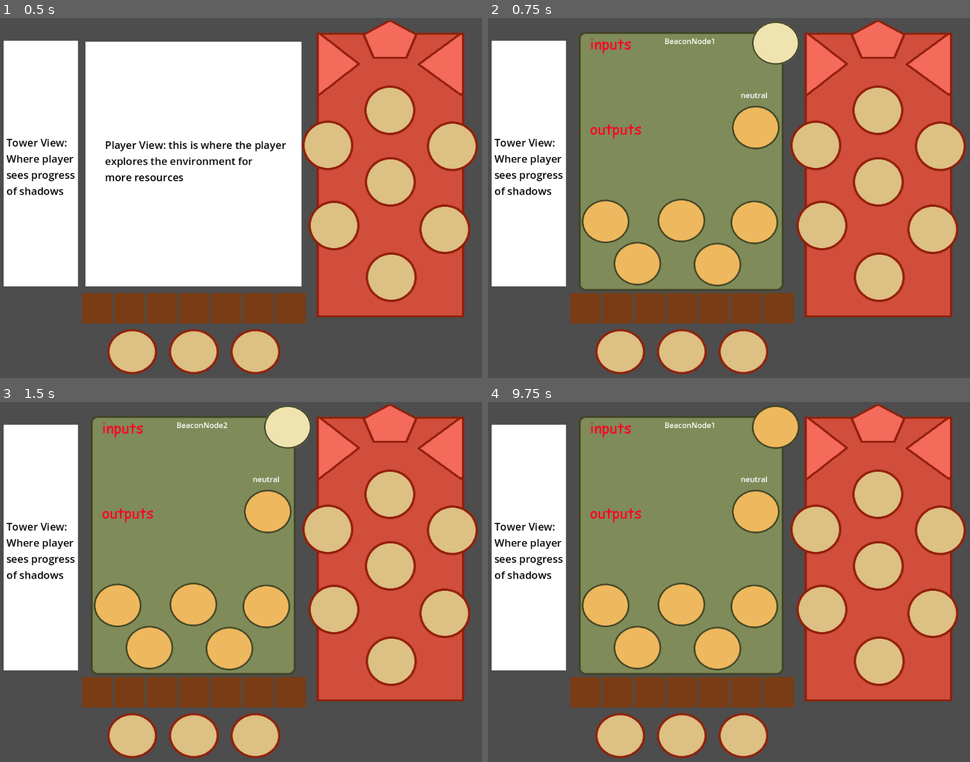
Above: before the commit, frames 1-4 (two rows, left to right).
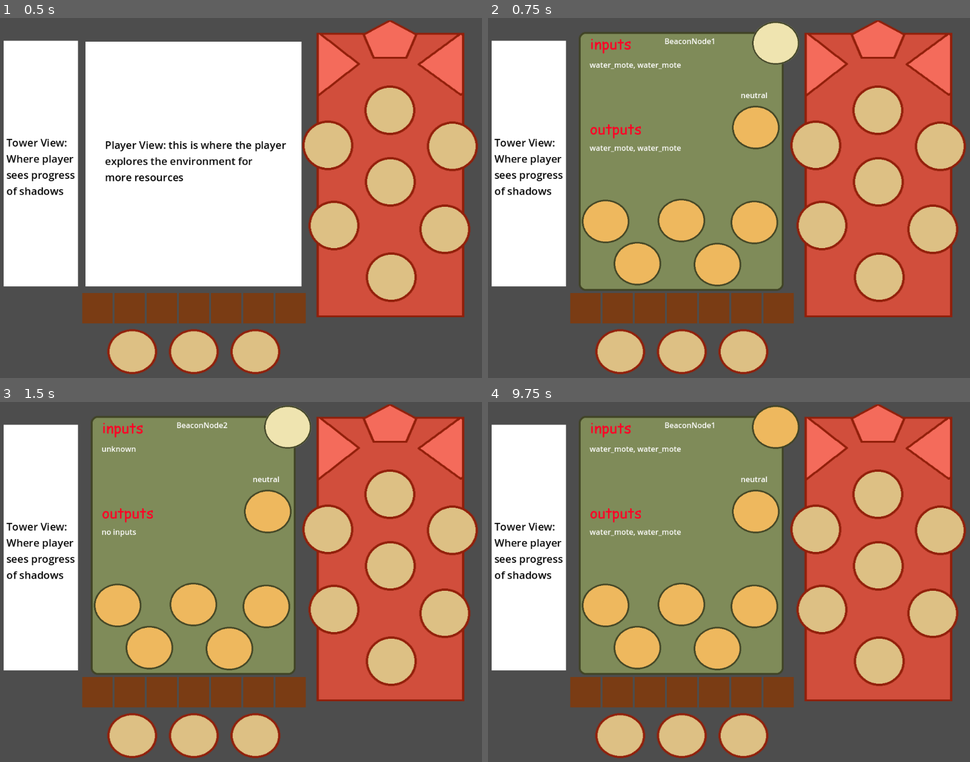
Above: after the commit, the same moments.

Repository: mccajd/Quintessential
Game: Godot game, scene res://Levels/beacon_puzzle_main.tscn
Same seed, same stepped clock (60 frames per second), same inputs: the game is played once before the commit and once after it.
Inputs (mouse positions are in pixels of both pictures, inside the frame that each line leads up to):
- Up to frame 1 (0.5 s): no input
- Up to frame 2 (0.75 s): tap Enter at 0.5 s; move the mouse to (878, 277) at 0.52 s; press the mouse at (878, 277) at 0.53 s
- Up to frame 3 (1.5 s): tap Space at 1.25 s; move the mouse to (332, 607) at 1.27 s; release the mouse at (332, 607) at 1.28 s; click (332, 607) at 1.35 s
- Up to frame 4 (9.75 s): tap Enter at 2, 3.5 s; move the mouse to (931, 610) at 2.02 s; press the mouse at (931, 610) at 2.03 s; tap Space at 2.75, 4.25 s; move the mouse to (878, 564) at 2.77 s; release the mouse at (878, 564) at 2.78 s; click (878, 564) at 2.85 s; move the mouse to (815, 528) at 3.52 s; press the mouse at (815, 528) at 3.53 s; move the mouse to (941, 528) at 4.27 s; release the mouse at (941, 528) at 4.28 s; click (941, 528) at 4.35 s; move the mouse to (878, 492) at 5.02 s; press the mouse at (878, 492) at 5.03 s; move the mouse to (777, 427) at 5.77 s; release the mouse at (777, 427) at 5.78 s; click (777, 427) at 5.85 s; move the mouse to (835, 567) at 6.52 s; press the mouse at (835, 567) at 6.53 s; move the mouse to (632, 603) at 7.27 s; release the mouse at (632, 603) at 7.28 s; click (632, 603) at 7.35 s; move the mouse to (777, 502) at 8.02 s; press the mouse at (777, 502) at 8.03 s; move the mouse to (704, 657) at 8.77 s; release the mouse at (704, 657) at 8.78 s; click (704, 657) at 8.85 s; move the mouse to (873, 639) at 9.52 s; press the mouse at (873, 639) at 9.53 s

Frame 1 is identical in both runs. In frame 2, 0.3% of the frame differs, in the area x 21-40%, y 12-38%; in frame 3, 0.1%; in frame 4, 0.3%.

Commit message:
add recipes, solutions

Diff:
--- a/Levels/beacon_puzzle_main.tscn
+++ b/Levels/beacon_puzzle_main.tscn
@@ -47,6 +47,7 @@
 id = 1
 availableNodeIds = Array[int]([2, 3])
 connectedNodeIds = Array[int]([0, 0])
+inputs = Array[String](["water_mote", "water_mote"])
 
 [node name="BeaconNode2" parent="BeaconTower" instance=ExtResource("4_b3dfw")]
 position = Vector2(-18, 375)
@@ -181,6 +182,22 @@
 "
 horizontal_alignment = 1
 vertical_alignment = 1
+
+[node name="SelectedInputLabel" type="Label" parent="MockUI/BeaconNodeView/BeaconNodeMenu"]
+offset_left = 37.0
+offset_top = 71.0
+offset_right = 297.0
+offset_bottom = 172.0
+text = "none"
+autowrap_mode = 2
+
+[node name="SelectedOutputLabel" type="Label" parent="MockUI/BeaconNodeView/BeaconNodeMenu"]
+offset_left = 37.0
+offset_top = 246.0
+offset_right = 297.0
+offset_bottom = 347.0
+text = "none"
+autowrap_mode = 2
 
 [node name="ShowNodeMenuButton" parent="MockUI/BeaconNodeView/BeaconNodeMenu" instance=ExtResource("2_svd78")]
 position = Vector2(374, -18)
--- a/Scripts/Item.gd
+++ b/Scripts/Item.gd
@@ -2,6 +2,10 @@
 
 class_name Item
 
+enum ItemType { Prime, Element, Metal, World, Other }
+
 @export var name: String
+@export var description: String
+@export var type: ItemType
 @export var sprite: Texture2D
 @export var id: int
--- a/Scripts/Items.gd
+++ b/Scripts/Items.gd
@@ -1,14 +1,26 @@
 class_name Items
 
 const itemDB = {
-	'gold' : { 'name' : 'Gold', 'sprite' : 'res://assets/items/gold.png', 'id' : 0 },
-	'silver' : { 'name' : 'Silver', 'sprite' : 'res://assets/items/silver.png', 'id' : 1 },
-	'salt' : { 'name' : 'Salt', 'sprite' : 'res://assets/items/silver.png', 'id' : 2 },
-	'sulfur' : { 'name' : 'Sulfur', 'sprite' : 'res://assets/items/silver.png', 'id' : 3 },
-	'quicksilver' : { 'name' : 'Quicksilver', 'sprite' : 'res://assets/items/silver.png', 'id' : 4 },
-	'water' : { 'name' : 'Water', 'sprite' : 'res://assets/items/silver.png', 'id' : 5 },
-	'fire' : { 'name' : 'Fire', 'sprite' : 'res://assets/items/silver.png', 'id' : 6 },
-	'air' : { 'name' : 'Air', 'sprite' : 'res://assets/items/silver.png', 'id' : 7 },
-	'earth' : { 'name' : 'Earth', 'sprite' : 'res://assets/items/silver.png', 'id' : 8 },
-	'base_metal' : { 'name' : 'Base Metal', 'sprite' : 'res://assets/items/silver.png', 'id' : 9 },
+	'gold' : { 'name' : 'Gold', 'description': 'An item.', 'type': Item.ItemType.Metal, 'sprite' : 'res://assets/items/gold.png', 'id' : 0 },
+	'silver' : { 'name' : 'Silver', 'description': 'An item.', 'type': Item.ItemType.Metal, 'sprite' : 'res://assets/items/silver.png', 'id' : 1 },
+	'salt' : { 'name' : 'Salt', 'description': 'An item.', 'type': Item.ItemType.Prime, 'sprite' : 'res://assets/items/silver.png', 'id' : 2 },
+	'sulfur' : { 'name' : 'Sulfur', 'description': 'An item.', 'type': Item.ItemType.Prime, 'sprite' : 'res://assets/items/silver.png', 'id' : 3 },
+	'quicksilver' : { 'name' : 'Quicksilver', 'description': 'An item.', 'type': Item.ItemType.Prime, 'sprite' : 'res://assets/items/silver.png', 'id' : 4 },
+	'water' : { 'name' : 'Water', 'description': 'An item.', 'type': Item.ItemType.Element, 'sprite' : 'res://assets/items/silver.png', 'id' : 5 },
+	'fire' : { 'name' : 'Fire', 'description': 'An item.', 'type': Item.ItemType.Element, 'sprite' : 'res://assets/items/silver.png', 'id' : 6 },
+	'air' : { 'name' : 'Air', 'description': 'An item.', 'type': Item.ItemType.Element, 'sprite' : 'res://assets/items/silver.png', 'id' : 7 },
+	'earth' : { 'name' : 'Earth', 'description': 'An item.', 'type': Item.ItemType.Element, 'sprite' : 'res://assets/items/silver.png', 'id' : 8 },
+	'base_metal' : { 'name' : 'Base Metal', 'description': 'An item.', 'type': Item.ItemType.Metal, 'sprite' : 'res://assets/items/silver.png', 'id' : 9 },
+	'seawater' : { 'name' : 'Seawater', 'description': 'An item.', 'type': Item.ItemType.World, 'sprite' : 'res://assets/items/silver.png', 'id' : 10 },
+	'water_mote' : { 'name' : 'Water Mote', 'description': 'An item.', 'type': Item.ItemType.Element, 'sprite' : 'res://assets/items/silver.png', 'id' : 11 },
+	'fire_mote' : { 'name' : 'Fire Mote', 'description': 'An item.', 'type': Item.ItemType.Element, 'sprite' : 'res://assets/items/silver.png', 'id' : 12 },
+	'air_mote' : { 'name' : 'Air Mote', 'description': 'An item.', 'type': Item.ItemType.Element, 'sprite' : 'res://assets/items/silver.png', 'id' : 13 },
+	'earth_mote' : { 'name' : 'Earth Mote', 'description': 'An item.', 'type': Item.ItemType.Element, 'sprite' : 'res://assets/items/silver.png', 'id' : 14 },
 }
+
+const solution_recipes = [
+	{ "required_ingredients": ["water_mote", "water_mote"], "items": ["water"] },
+	{ "required_ingredients": ["fire_mote", "fire_mote"], "items": ["fire"] },
+	{ "required_ingredients": ["air_mote", "air_mote"], "items": ["air"] },
+	{ "required_ingredients": ["earth_mote", "earth_mote"], "items": ["earth"] },
+]
--- a/Scripts/beacon_node.gd
+++ b/Scripts/beacon_node.gd
@@ -8,15 +8,22 @@
 
 var hovered = false
 
-var inputs: Array = []
-var outputs = []
+# @export here for debugging; this should be set by the player/internal systems
+@export var inputs: Array[String]
+var outputs
 @export var selected_transformation: String = "neutral"
 var slottedItem: Item
+
+var products: Array[Item]
+
+var transformer: ItemTransformer
+
 signal selected
 
 # Called when the node enters the scene tree for the first time.
 func _ready():
 	input_pickable = true
+	transformer = ItemTransformer.new()
 
 
 # Called every frame. 'delta' is the elapsed time since the previous frame.
@@ -27,6 +34,7 @@
 		$AnimatedSprite2D.play("filled")
 		return
 	$AnimatedSprite2D.play("empty")
+	outputs = transformer.transform(selected_transformation, inputs)
 
 func add_item(item: Item):
 	if slottedItem == null:
--- a/Scripts/beacon_node_menu.gd
+++ b/Scripts/beacon_node_menu.gd
@@ -12,6 +12,12 @@
 func _process(delta):
 	get_node("SelectedNodeLabel").text = selected_node.name if selected_node else "none"
 	get_node("SelectedTransformationLabel").text = selected_node.selected_transformation if selected_node else "neutral"
+
+	if !selected_node: return
+
+	get_node("SelectedInputLabel").text = _render_string_label(selected_node.inputs)
+	get_node("SelectedOutputLabel").text = _render_string_label(selected_node.outputs) if selected_node.inputs else "no inputs"
+
 
 func _on_beacon_tower_node_selected(node: BeaconNode):
 	# minor UX - clear the current node if selected again.
@@ -31,3 +37,13 @@
 
 func _on_transformation_type_selected(type: String):
 	selected_node.set_transformation(type)
+
+func _render_string_label(strings):
+	if !strings: return "unknown"
+	# if we like this it could be a helper function
+	var rtn = strings.front()
+	for s in strings.slice(1):
+		rtn += ", "
+		rtn += s
+
+	return rtn
--- /dev/null
+++ b/Scripts/item_transformer.gd
@@ -0,0 +1,29 @@
+extends Node
+
+class_name ItemTransformer
+
+func transform(type: String, item_keys: Array[String]):
+	match type:
+		"solution":
+			return _transform_solution(item_keys)
+		_:
+			return item_keys
+
+func _transform_solution(item_keys: Array[String]):
+	for recipe in Items.solution_recipes:
+		if find_match(recipe, item_keys):
+			return recipe.items
+	return null
+
+
+func find_match(recipe, item_keys: Array):
+	# reference types OMEGALUL
+	var deep_copy = item_keys.duplicate()
+
+	for ingredient in recipe.required_ingredients:
+		var ix = deep_copy.find(ingredient)
+		if ix > -1:
+			deep_copy.remove_at(ix)
+		else:
+			return false
+	return true
